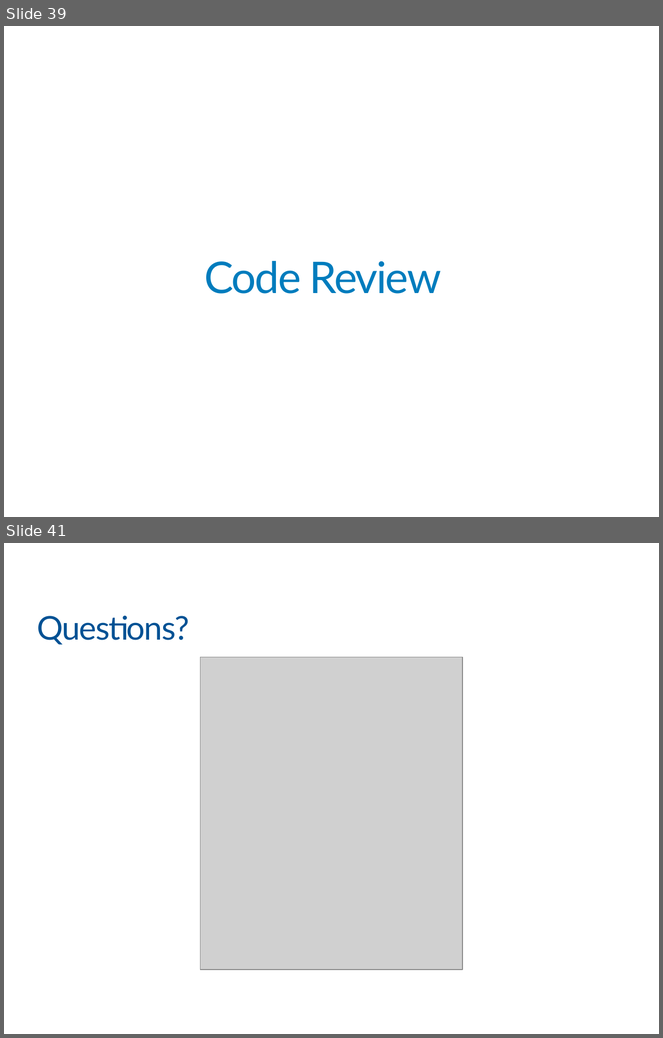
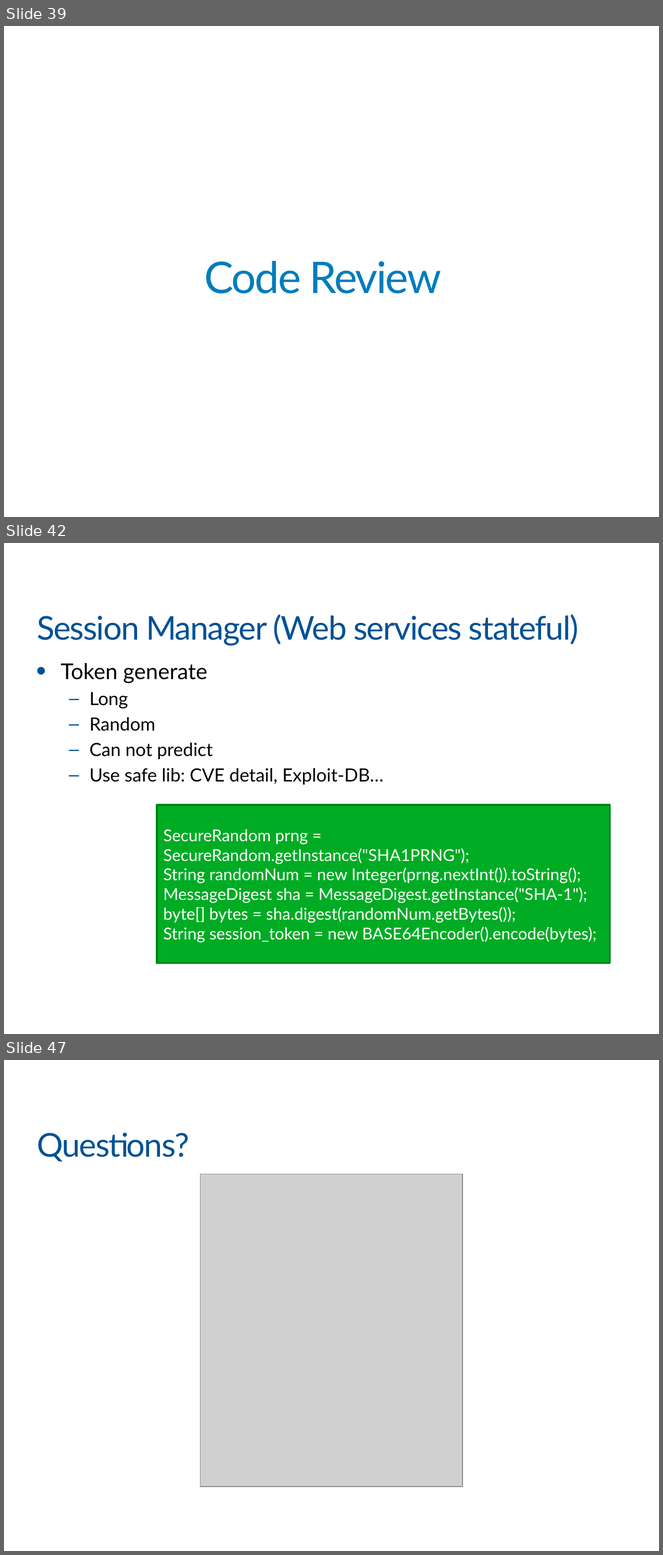
Before and after one commit to khanhnnvn/Mine, a slide deck: xmind/VIB_Part5.pptx. Shown one above the other, each under a label of ours: slides 39 and 41 before the commit, slides 39, 42 and 47 after it; the slides between them are not shown. The pictures are 663x1038 and 663x1555 pixels, drawn with LibreOffice and Linux fonts; fonts in the diff are those of the drawing; grey boxes stand for pictures; background and template pictures are left out. Boxes give left, top, right and bottom in pixels: in the first picture for what was removed or moved away, otherwise in the second. Text is boxed around its words. In the diff, an @@ line names an element or a change of style, - is before the commit and + after.

```diff
--- a/xmind/VIB_Part5.pptx
+++ b/xmind/VIB_Part5.pptx
@@ slide 42 added at [4, 543, 659, 1034], background #FFFFFF @@
@@ title added at [37, 614, 579, 646], 36 pt, text #005194 @@
+Session Manager (Web services stateful)
@@ text added at [61, 663, 384, 785], 20 pt, text #000000 @@
+• Token generate
+  – Long
+  – Random
+  – Can not predict
+  – Use safe lib: CVE detail, Exploit-DB…
@@ rectangle added at [157, 805, 610, 964], fill #00AC24, outline #007F1B 2 pt, 18 pt, text #FFFFFF @@
+SecureRandom prng = SecureRandom.getInstance("SHA1PRNG");
+String randomNum = new Integer(prng.nextInt()).toString();
+MessageDigest sha = MessageDigest.getInstance("SHA-1");
+byte[] bytes = sha.digest(randomNum.getBytes());
+String session_token = new BASE64Encoder().encode(bytes);
@@ what was slide 41 is now slide 47 @@
```
Also in this commit, not shown: 2 slides changed, 6 other slides added, 7 other files.
